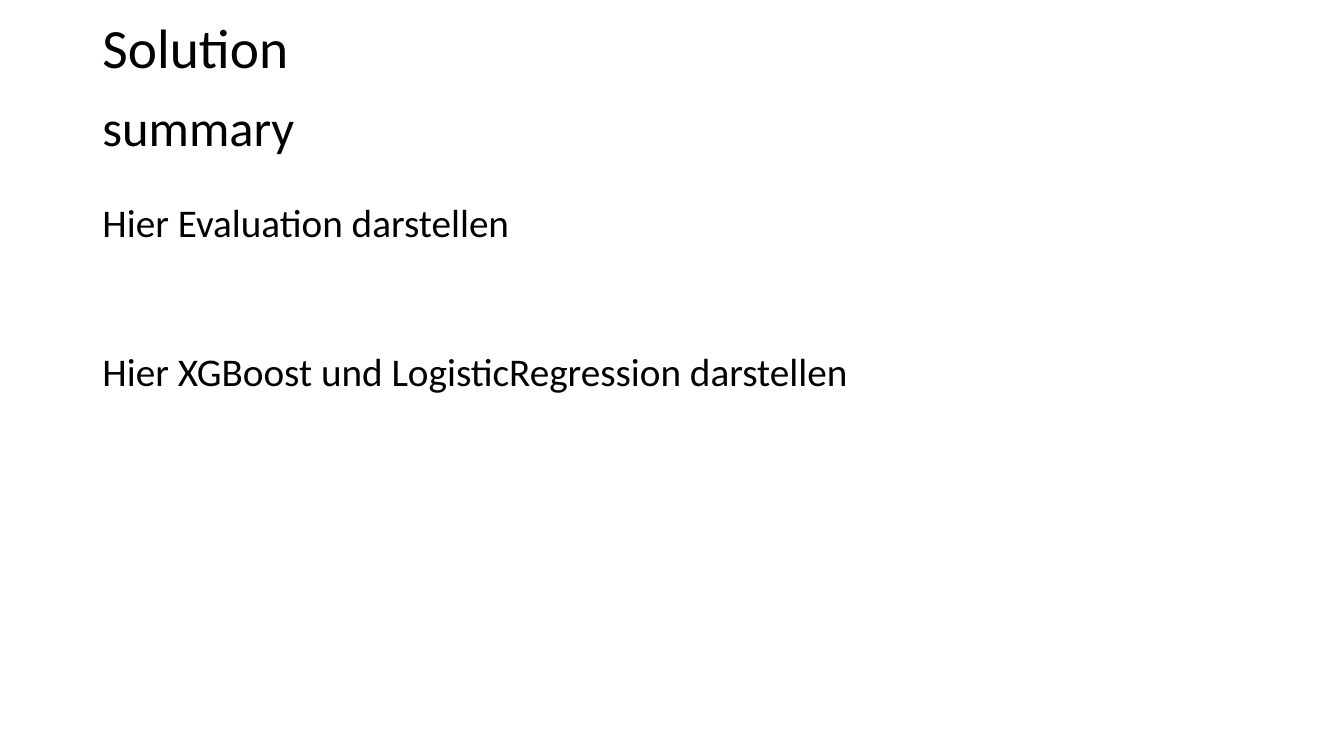
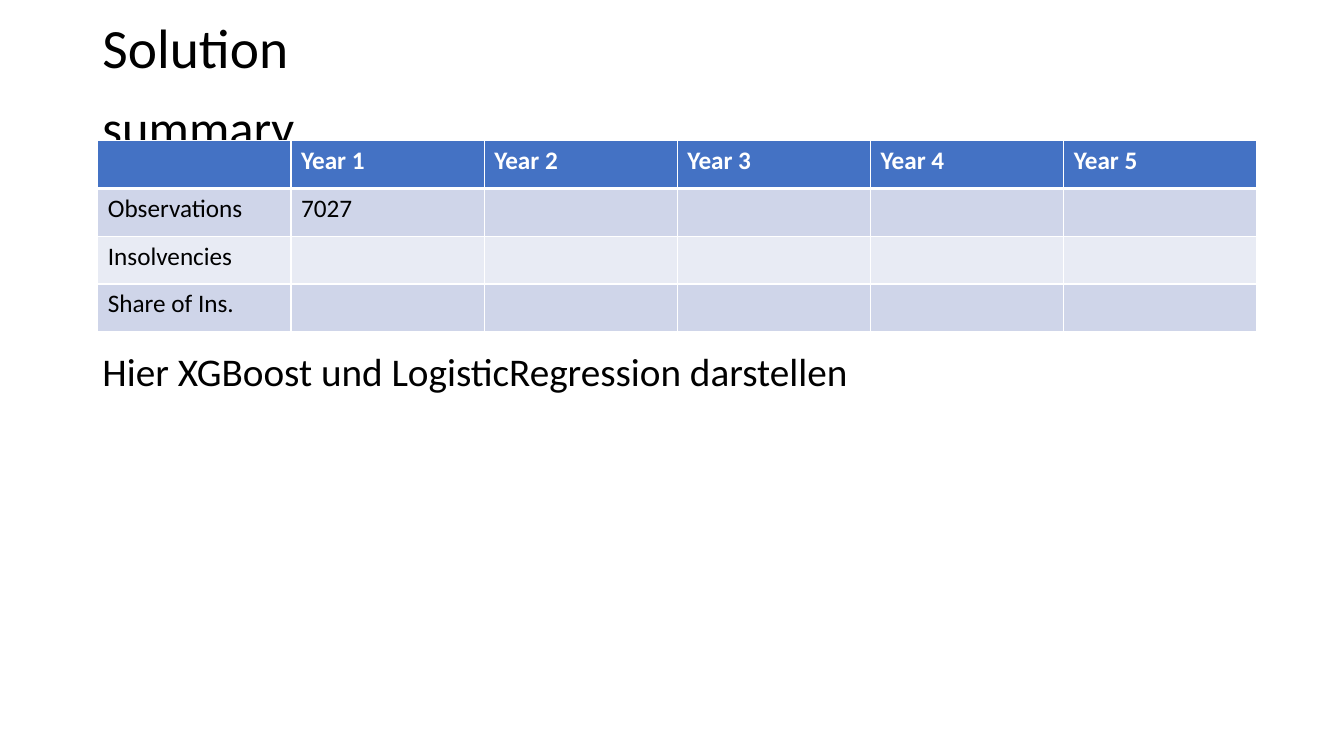
Before and after one commit to FelixKleineBoesing/InsolvencyPred, a slide deck: slide 5 of docs/final_presentation.pptx (slide 4 before the commit). Drawn at 1344x756 pixels with LibreOffice and Linux fonts; fonts in the diff are those of the drawing. Boxes give left, top, right and bottom in pixels: in the first picture for what was removed or moved away, otherwise in the second. Text is boxed around its words. In the diff, an @@ line names an element or a change of style, - is before the commit and + after.

Commit message:
edit pptx

```diff
--- a/docs/final_presentation.pptx
+++ b/docs/final_presentation.pptx
@@ table added at [98,141,1259,332], 4 rows, 6 columns @@
+ | Year 1 | Year 2 | Year 3 | Year 4 | Year 5
+Observations | 7027 |  |  |  | 
+Insolvencies |  |  |  |  | 
+Share of Ins. |  |  |  |  | 
```
Also in this commit, not shown: 1 other slide changed, 2 slides added, 1 slide removed, 1 other file.
